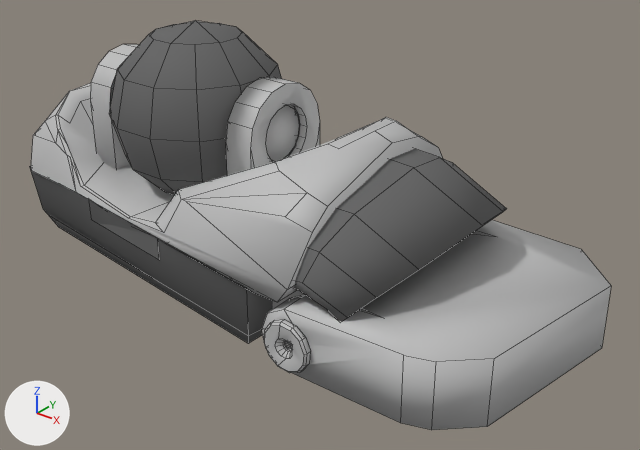
Renders of the COLLADA model src/resources/urdf/romeo/collision/RAnkleRollBasic.dae from each side of a commit.
Camera for both pictures: a 50 mm lens placed at (0.299, -0.283, 0.137), pointed at (0.077, -0.005, -0.036). Every picture has the same lights, and +X, +Y and +Z are marked at lower left. Mesh edges are drawn as thin lines. Where no turn or scale is listed for an object, it has been applied to the vertices. Vertices at the same position are counted once.

Script lines for the objects in view, before the commit:
```python
mat_material_008 = principled_material('Material_008')
mat_material_008.base_color = (0.512, 0.512, 0.512)  # grey #bebebe
mat_material_008.roughness = 0.61
me_shapeindexedfaces_002 = bpy.data.meshes.new('ShapeIndexedFaceS_002')
me_shapeindexedfaces_002.from_pydata(...)  # 1072 vertices, 627 faces; spans x -0.089..0.199, y -0.071..0.056, z -0.067..0.024
me_shapeindexedfaces_002.materials.append(mat_material_008)  # grey #bebebe
me_shapeindexedfaces_013 = bpy.data.meshes.new('ShapeIndexedFaceS_013')
me_shapeindexedfaces_013.from_pydata(...)  # 164 vertices, 113 faces; spans x -0.088..0.155, y -0.064..0.051, z -0.067..0.043
me_shapeindexedfaces_013.materials.append(mat_material_009)  # dark grey #626262
ob_rankleroll_1 = bpy.data.objects.new('RAnkleRoll_1', me_shapeindexedfaces_002)
ob_rankleroll_1.location = (0.0, 0.0, 0.0)
ob_rankleroll_2 = bpy.data.objects.new('RAnkleRoll_2', me_shapeindexedfaces_013)
ob_rankleroll_2.location = (0.0, 0.0, 0.0)
```
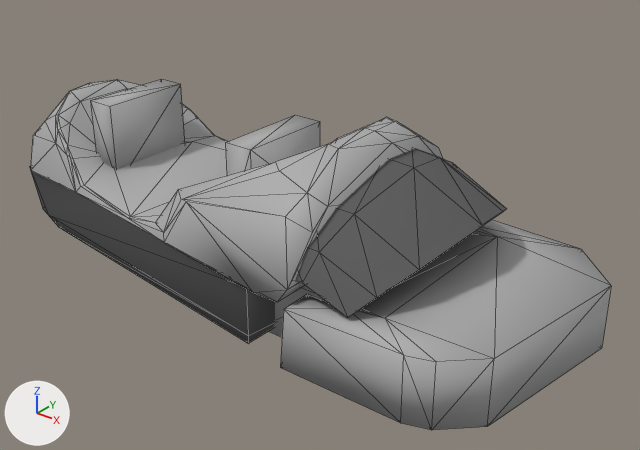
Pixel boxes (x1, y1, x2, y2) of what changed, in the pictures (640 x 450 px):
'RAnkleRoll_1', recoloured, reshaped (9% shorter): before (31, 44, 611, 430); after (31, 79, 611, 430)
'RAnkleRoll_2', reshaped: before (29, 21, 507, 343); after (29, 149, 507, 343)
part 1 of me_shapeindexedfaces_013, deleted: before (109, 21, 282, 195)
part 2 of me_shapeindexedfaces_013, deleted: before (88, 198, 159, 260)
part 3 of me_shapeindexedfaces_013, built on: (29, 149, 507, 330) in both
part 4 of me_shapeindexedfaces_002, deleted: before (264, 319, 311, 373)
part 5 of me_shapeindexedfaces_002, deleted: before (226, 77, 404, 423)
part 6 of me_shapeindexedfaces_002, deleted: before (90, 44, 138, 170)

The change in detail:
Material 'Material_008' (mat_material_008) changes colour from grey #bebebe to grey #acacac; in linear values from (0.512, 0.512, 0.512) to (0.41, 0.41, 0.41).
me_shapeindexedfaces_013 is used by ob_rankleroll_2; location (0.0, 0.0, 0.0).
me_shapeindexedfaces_013 had 164 vertices, 113 faces and spanned x -0.088..0.155, y -0.064..0.051, z -0.067..0.043.
me_shapeindexedfaces_013 now has 72 vertices, 113 faces and spans x -0.088..0.155, y -0.064..0.051, z -0.067..0.003.
me_shapeindexedfaces_013 part 1: the loose piece of 62 vertices spanning x -0.042..0.042, y -0.042..0.042, z -0.043..0.043 is deleted.
me_shapeindexedfaces_013 part 2: the loose piece of 5 vertices spanning x -0.03..0.028, y -0.057..-0.049, z -0.049..-0.037 is deleted.
Part 3, on me_shapeindexedfaces_013:
20 vertices are removed from x 0.093..0.142, y -0.062..0.042, z -0.038..-0.022.
51 faces are deleted.
109 new faces join them.
me_shapeindexedfaces_002 is used by ob_rankleroll_1; location (0.0, 0.0, 0.0).
me_shapeindexedfaces_002 had 1072 vertices, 627 faces and spanned x -0.089..0.199, y -0.071..0.056, z -0.067..0.024.
me_shapeindexedfaces_002 now has 173 vertices, 309 faces and spans x -0.089..0.199, y -0.067..0.053, z -0.067..0.013.
me_shapeindexedfaces_002 part 4: 6 loose pieces with 534 vertices, spanning x 0.1..0.124, y -0.071..0.056, z -0.064..-0.04, are deleted.
me_shapeindexedfaces_002 part 5: 273 vertices removed from x 0.039..0.127, y -0.068..0.053, z -0.066..0.024.
me_shapeindexedfaces_002 part 6: 92 vertices removed from x -0.054..-0.039, y -0.022..0.022, z -0.024..0.024.
